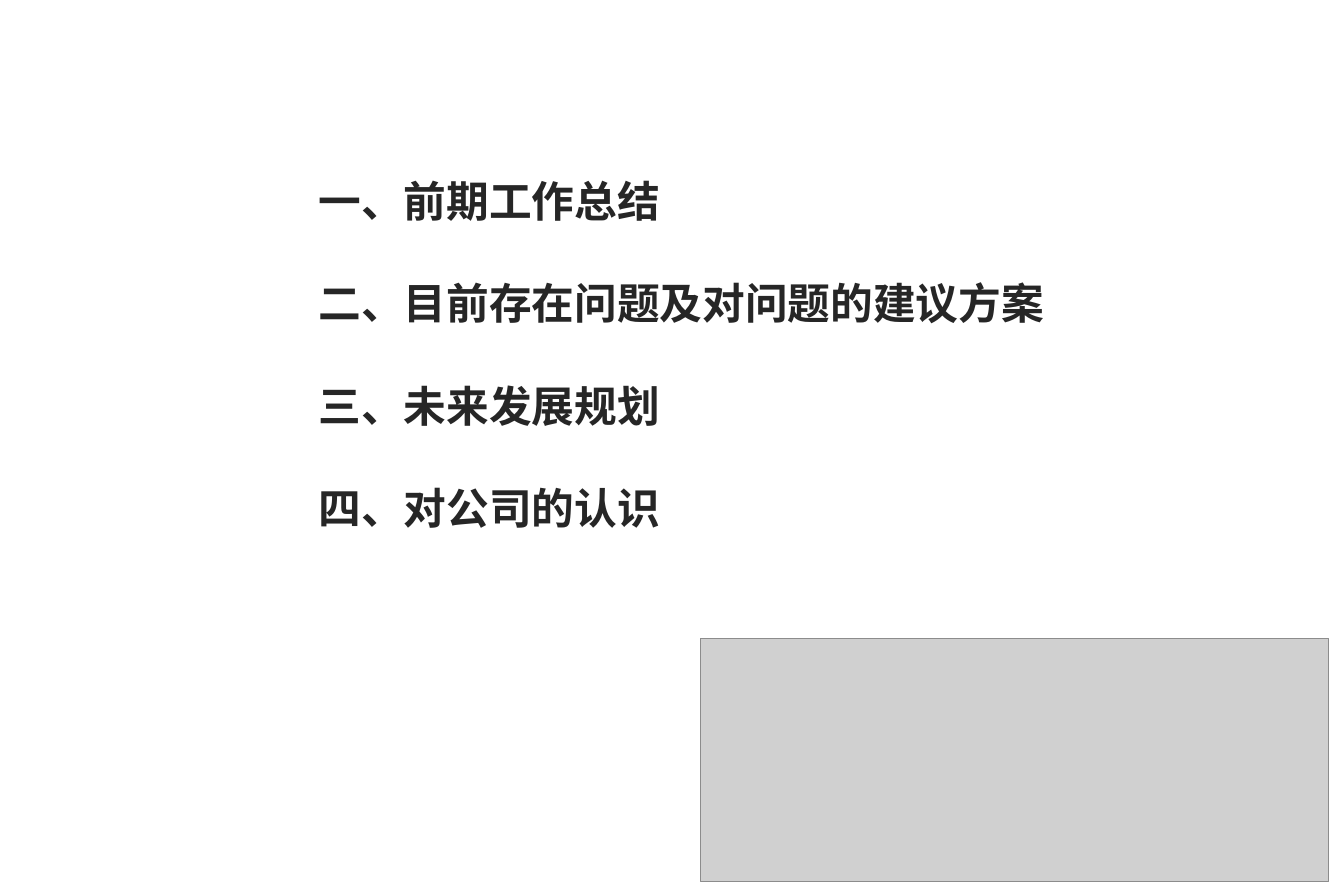
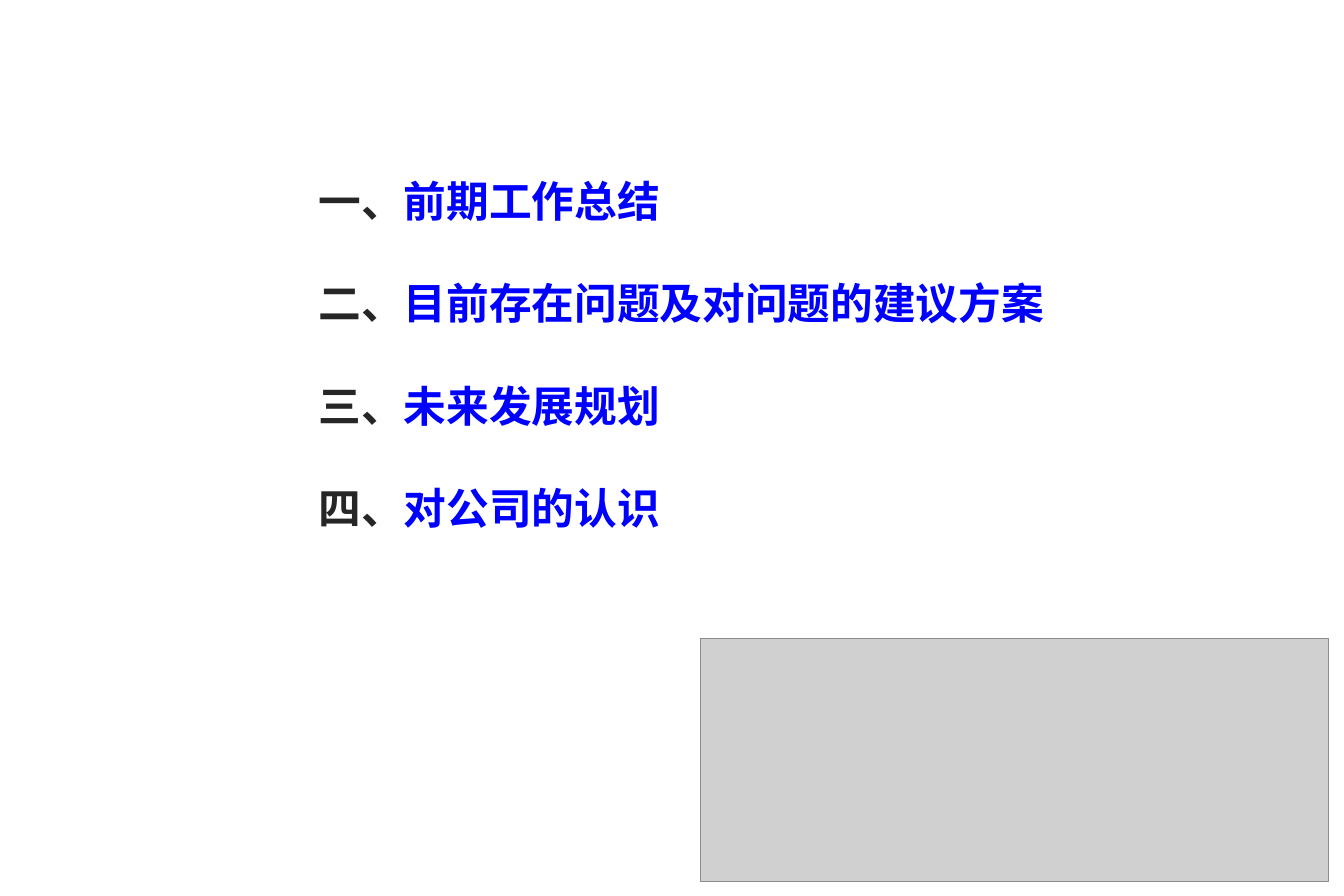
Before and after one commit to GitHubNull/linux_elf_analyze, a slide deck: slide 2 of 2017实习总结报告.ppt. Drawn at 1344x896 pixels with LibreOffice and Linux fonts; fonts in the diff are those of the drawing; grey boxes stand for pictures; background and template pictures are left out. Boxes give left, top, right and bottom in pixels: in the first picture for what was removed or moved away, otherwise in the second. Text is boxed around its words. In the diff, an @@ line names an element or a change of style, - is before the commit and + after.

```diff
--- a/2017实习总结报告.ppt
+++ b/2017实习总结报告.ppt
@@ text "一、前期工作总结" at (318, 180, 1043, 528): text colour #262626 to #0000FF in "一、前期工作总结", "二、目前存在问题及对问题的建议方案", "三、未来发展规划", "四、对公司的认识" @@
```
Also in this commit, not shown: 5 other slides changed.
